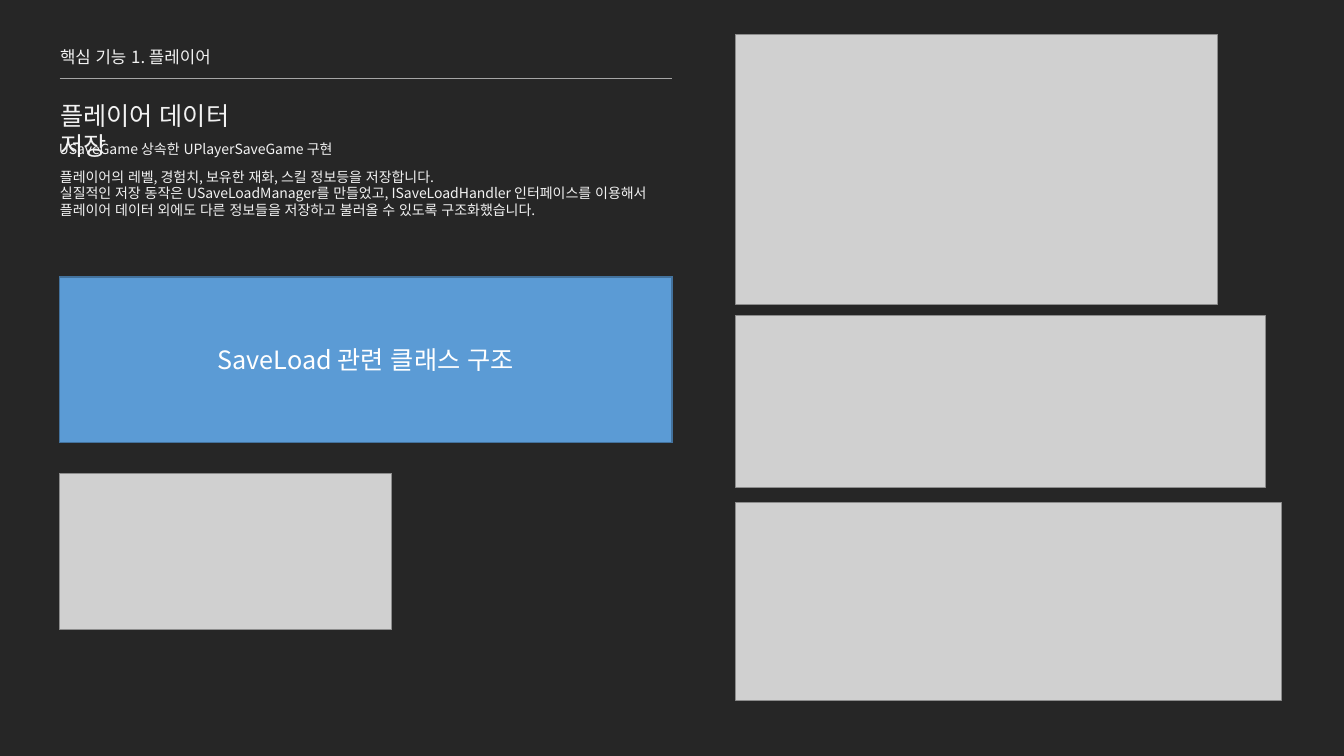
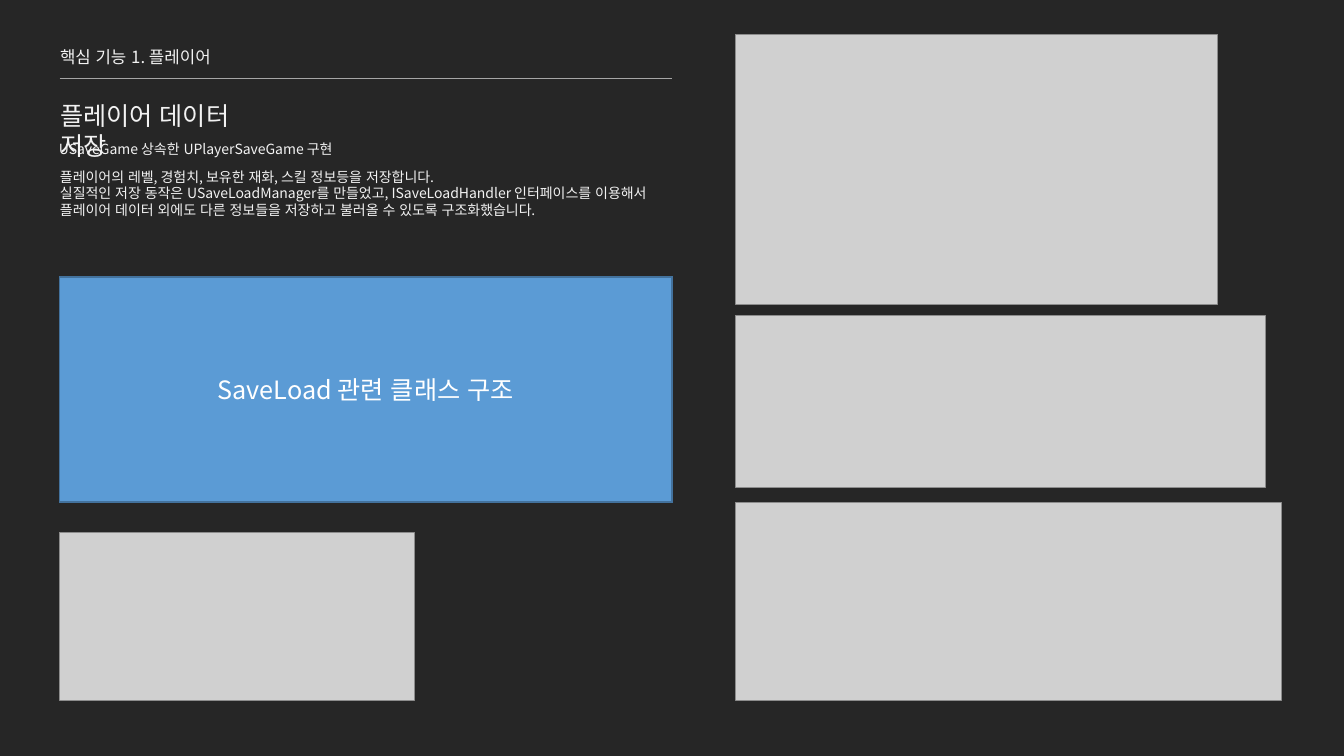
Before and after one commit to jhk0701/project-ARPGHunter, a slide deck: slide 16 of Docs/UnrealEngine_문서_김정환.pptx. Drawn at 1344x756 pixels with LibreOffice and Linux fonts; fonts in the diff are those of the drawing; grey boxes stand for pictures. Boxes give left, top, right and bottom in pixels: in the first picture for what was removed or moved away, otherwise in the second. Text is boxed around its words. In the diff, an @@ line names an element or a change of style, - is before the commit and + after.

```diff
--- a/Docs/UnrealEngine_문서_김정환.pptx
+++ b/Docs/UnrealEngine_문서_김정환.pptx
@@ rectangle "SaveLoad 관련 클래스 구조": place and size @@
-rectangle "SaveLoad 관련 클래스 구조" at [59,277,673,443]
+rectangle "SaveLoad 관련 클래스 구조" at [59,277,673,502]
@@ picture: place and size @@
-picture at [59,473,392,629]
+picture at [59,533,414,701]
```
Also in this commit, not shown: 5 other slides changed, 7 other files.
